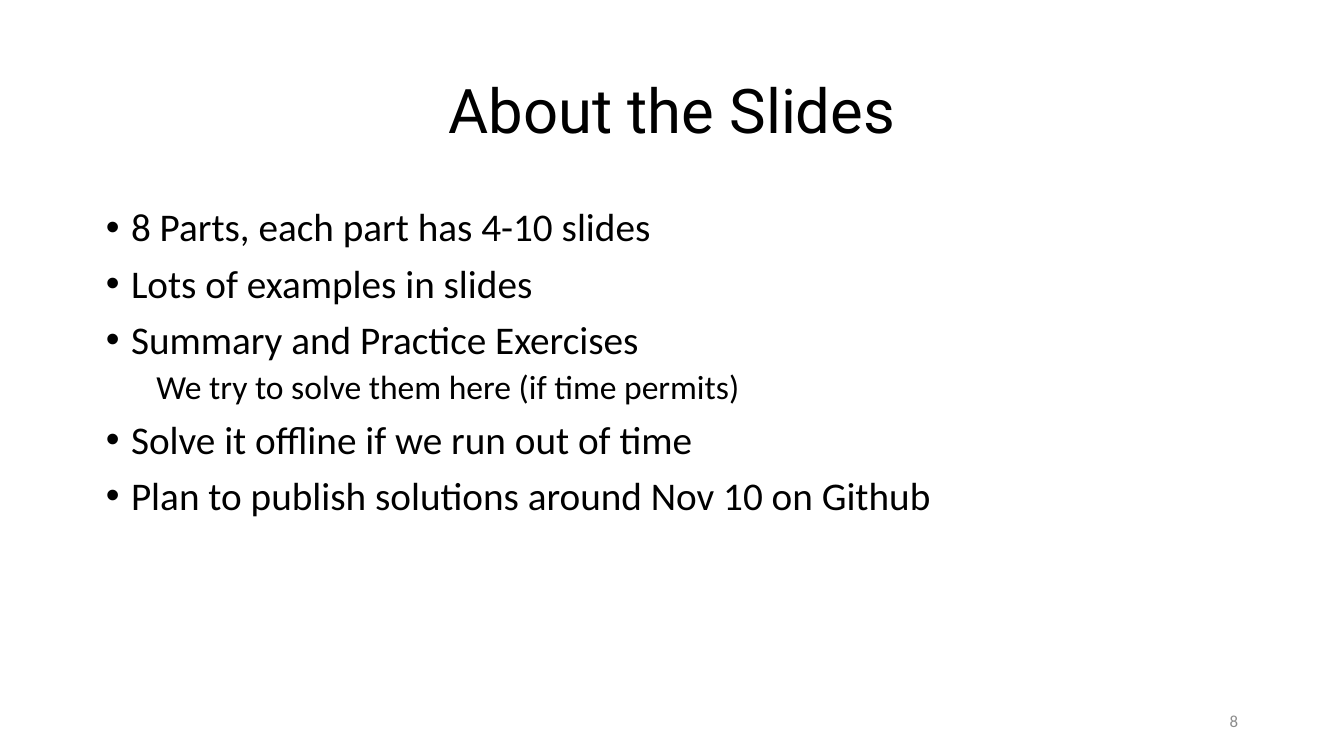
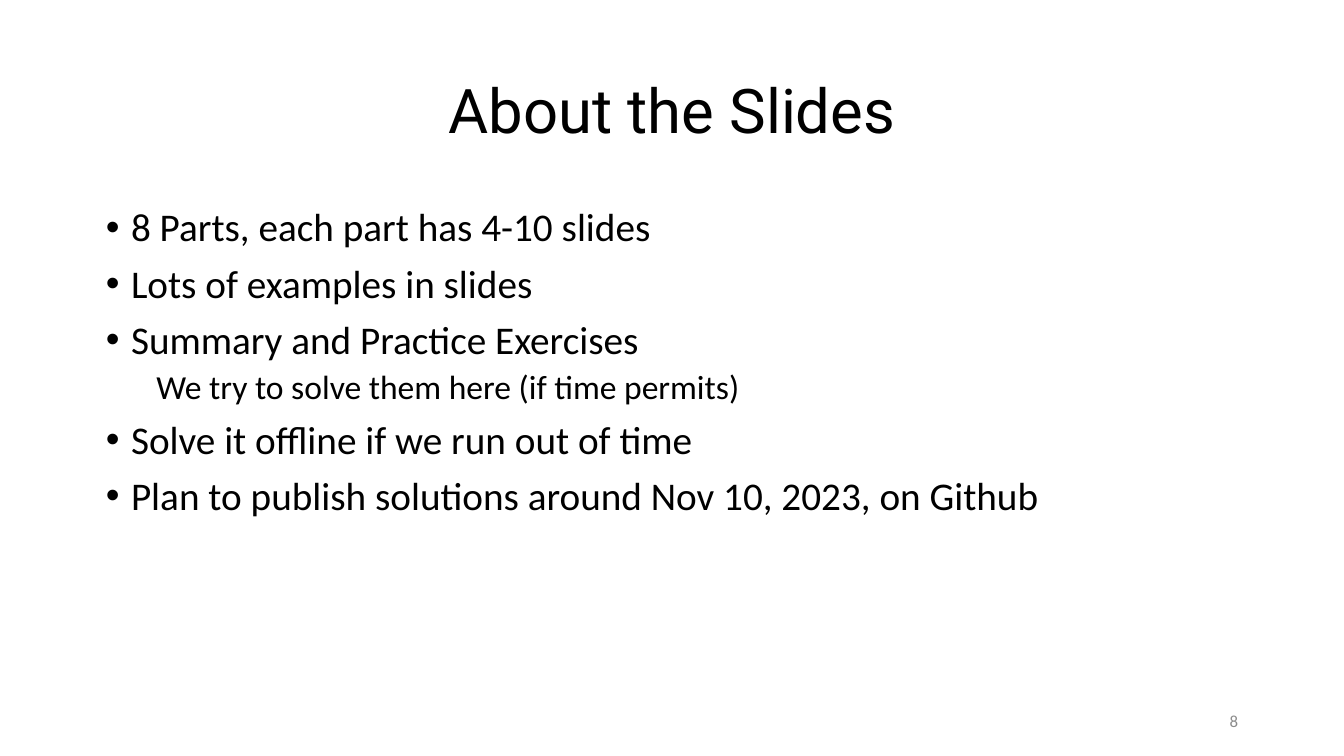
Before and after one commit to ketancmaheshwari/escience23tut, a slide deck: slide 8 of gnu-parallel-tutorial.pptx. Drawn at 1344x756 pixels with LibreOffice and Linux fonts; fonts in the diff are those of the drawing. Boxes give left, top, right and bottom in pixels: in the first picture for what was removed or moved away, otherwise in the second. Text is boxed around its words. In the diff, an @@ line names an element or a change of style, - is before the commit and + after.

```diff
--- a/gnu-parallel-tutorial.pptx
+++ b/gnu-parallel-tutorial.pptx
@@ text at (x1=131, y1=482, x2=1039, y2=517): text changed @@
-• Plan to publish solutions around Nov 10 on Github
+• Plan to publish solutions around Nov 10, 2023, on Github
```
Also in this commit, not shown: 27 other slides changed, 1 other file.
